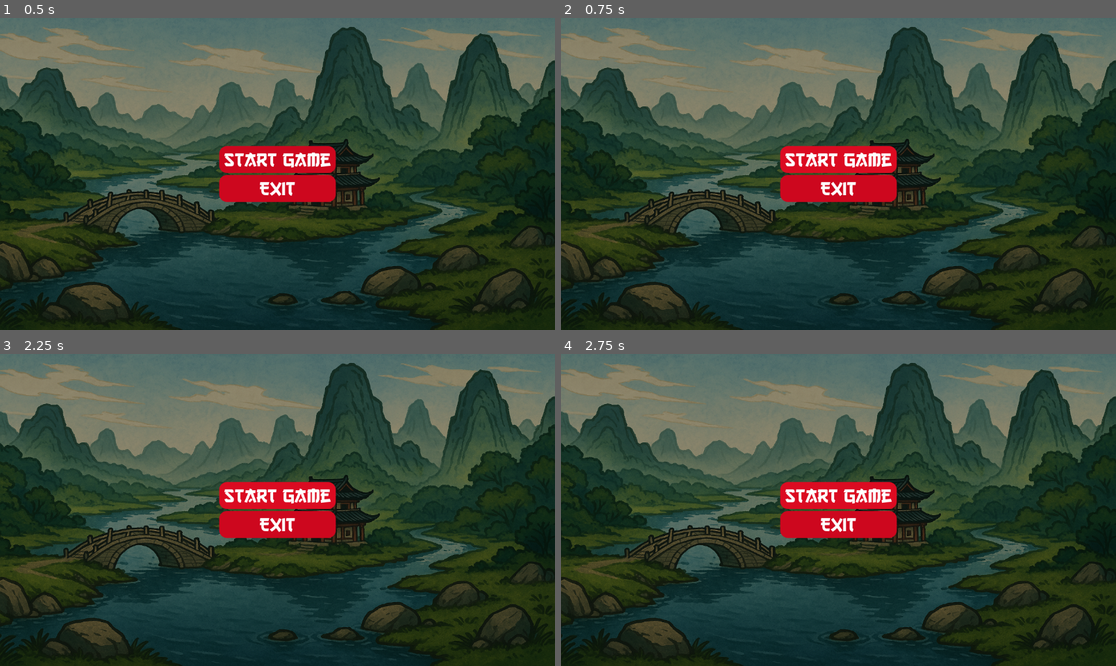
Above: before the commit, frames 1-4 (two rows, left to right).
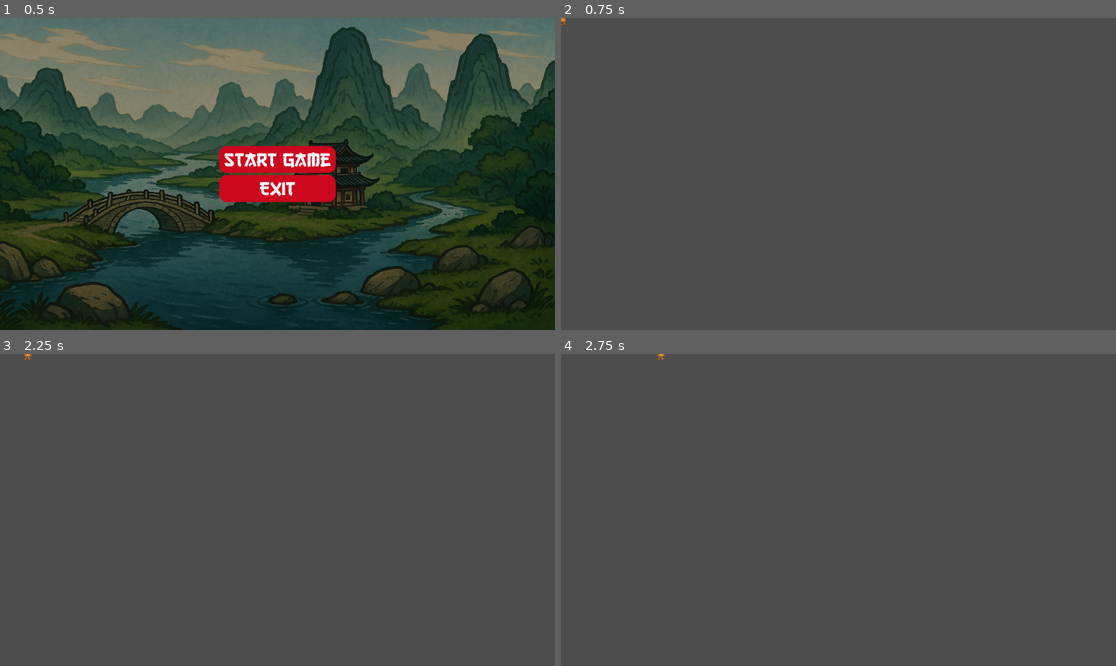
Above: after the commit, the same moments.

Repository: gabo4466/rogue_like_poc
Game: Godot game, scene res://scenes/game_manager.tscn
Two runs of this game, one before a commit and one after it. Both use one fixed random seed, a clock stepped at 60 frames per second and the inputs below. Before the commit the project starts from res://scenes/main_menu.tscn.
Inputs (mouse positions are in pixels of both pictures, inside the frame that each line leads up to):
- Up to frame 1 (0.5 s): no input
- Up to frame 2 (0.75 s): click "Start game" at 0.5 s
- Up to frame 3 (2.25 s): click (277, 494) at 1.25 s, where only the run before the commit has a clickable "Start game"; tap Enter at 2 s; hold Right (right) from 2.03 s (still down)
- Up to frame 4 (2.75 s): keep holding Right (right)

Frame 1 is identical in both runs. In frame 2, 93% of the frame differs, in the area x 0-100%, y 0-100%; in frame 3, 93%; in frame 4, 93%.

Commit message:
feat: introducing game manager scene and adding behaviour to main menu

Diff:
--- a/project.godot
+++ b/project.godot
@@ -11,9 +11,14 @@
 [application]
 
 config/name="rogue_like_poc"
-run/main_scene="uid://ckp3j2oy2bdou"
+run/main_scene="uid://btjj4lrvx3ikv"
 config/features=PackedStringArray("4.4", "Forward Plus")
 config/icon="res://icon.svg"
+
+[global_group]
+
+menu=""
+level=""
 
 [input]
 
--- /dev/null
+++ b/scenes/game_manager.gd
@@ -0,0 +1,26 @@
+extends Node
+
+const MENU_SCENE = preload("res://scenes/menu/menu.tscn")
+const LEVEL_1 = preload("res://scenes/level_1/level_1.tscn")
+
+var current_scene: Node
+
+func _ready():
+	_load_scene(MENU_SCENE)
+
+func _load_scene(scene_packed: PackedScene) -> void:
+	if current_scene:
+		current_scene.queue_free()
+	current_scene = scene_packed.instantiate()
+	add_child(current_scene)
+
+	if current_scene.is_in_group("menu"):
+		config_menu_scene(current_scene)
+	elif current_scene.is_in_group("level"):
+		print("Loaded a level scene")
+
+func start_game():
+	_load_scene(LEVEL_1)
+
+func config_menu_scene(scene: Node):
+	scene.start_game_button_pressed.connect(start_game)
--- /dev/null
+++ b/scenes/game_manager.tscn
@@ -0,0 +1,6 @@
+[gd_scene load_steps=2 format=3 uid="uid://btjj4lrvx3ikv"]
+
+[ext_resource type="Script" uid="uid://dpsyeesg1upwu" path="res://scenes/game_manager.gd" id="1_hwd4i"]
+
+[node name="GameManager" type="Node"]
+script = ExtResource("1_hwd4i")
--- a/scenes/level_1/level_1.tscn
+++ b/scenes/level_1/level_1.tscn
@@ -2,6 +2,8 @@
 
 [ext_resource type="PackedScene" uid="uid://cms6qaoalsikq" path="res://scenes/player/player.tscn" id="1_7n1yb"]
 
-[node name="LevelOne" type="Node2D"]
+[node name="LevelOne" type="Node2D" groups=["level"]]
 
 [node name="Player" parent="." instance=ExtResource("1_7n1yb")]
+
+[node name="TileMapLayer" type="TileMapLayer" parent="."]
--- /dev/null
+++ b/scenes/menu/menu.gd
@@ -0,0 +1,10 @@
+extends Control
+signal start_game_button_pressed
+
+@onready var start_button = $Panel/VBoxContainer/StartGameButton
+
+func _ready():
+	start_button.pressed.connect(_on_start_pressed)
+
+func _on_start_pressed():
+	emit_signal("start_game_button_pressed")
--- a/scenes/main_menu.tscn
+++ b/scenes/menu/menu.tscn
@@ -1,19 +1,21 @@
-[gd_scene load_steps=4 format=3 uid="uid://ckp3j2oy2bdou"]
+[gd_scene load_steps=5 format=3 uid="uid://ckp3j2oy2bdou"]
 
-[ext_resource type="Texture2D" uid="uid://kyejg1tw6srr" path="res://assets/pictures/main_menu_background.png" id="1_wu84c"]
-[ext_resource type="Theme" uid="uid://deectvppyfka2" path="res://ui_themes/menu/menu_theme.tres" id="2_ekxnf"]
+[ext_resource type="Script" uid="uid://dln2lf7v14efk" path="res://scenes/menu/menu.gd" id="1_e0arn"]
+[ext_resource type="Texture2D" uid="uid://kyejg1tw6srr" path="res://scenes/menu/main_menu_background.png" id="1_mcvr8"]
+[ext_resource type="Theme" uid="uid://deectvppyfka2" path="res://ui_themes/menu/menu_theme.tres" id="2_e0arn"]
 
 [sub_resource type="StyleBoxTexture" id="StyleBoxTexture_tbmy8"]
-texture = ExtResource("1_wu84c")
+texture = ExtResource("1_mcvr8")
 modulate_color = Color(0.605274, 0.605274, 0.605274, 1)
 
-[node name="MainMenu" type="Control"]
+[node name="MainMenu" type="Control" groups=["menu"]]
 layout_mode = 3
 anchors_preset = 15
 anchor_right = 1.0
 anchor_bottom = 1.0
 grow_horizontal = 2
 grow_vertical = 2
+script = ExtResource("1_e0arn")
 
 [node name="Panel" type="Panel" parent="."]
 layout_mode = 1
@@ -36,12 +38,12 @@
 grow_vertical = 2
 alignment = 1
 
-[node name="start_game_button" type="Button" parent="Panel/VBoxContainer"]
+[node name="StartGameButton" type="Button" parent="Panel/VBoxContainer"]
 layout_mode = 2
-theme = ExtResource("2_ekxnf")
+theme = ExtResource("2_e0arn")
 text = "Start game"
 
-[node name="exit_button" type="Button" parent="Panel/VBoxContainer"]
+[node name="ExitButton" type="Button" parent="Panel/VBoxContainer"]
 layout_mode = 2
-theme = ExtResource("2_ekxnf")
+theme = ExtResource("2_e0arn")
 text = "Exit"
--- a/scenes/player/player.tscn
+++ b/scenes/player/player.tscn
@@ -1,7 +1,7 @@
 [gd_scene load_steps=10 format=3 uid="uid://cms6qaoalsikq"]
 
 [ext_resource type="Script" uid="uid://dolk61d3oq41a" path="res://scenes/player/player.gd" id="1_g2els"]
-[ext_resource type="Texture2D" uid="uid://cfox8631s6uog" path="res://assets/characters/tung_tung_sahur_32x32.png" id="2_qhqgy"]
+[ext_resource type="Texture2D" uid="uid://cfox8631s6uog" path="res://scenes/player/characters/tung_tung_sahur_32x32.png" id="2_qhqgy"]
 
 [sub_resource type="AtlasTexture" id="AtlasTexture_5rfim"]
 atlas = ExtResource("2_qhqgy")
Not shown, added: scenes/game_manager.gd.uid
Renamed: assets/pictures/main_menu_background.png -> scenes/menu/main_menu_background.png
Not shown, changed: scenes/menu/main_menu_background.png.import
Not shown, added: scenes/menu/menu.gd.uid
Renamed: assets/characters/tung_tung_sahur_32x32.png -> scenes/player/characters/tung_tung_sahur_32x32.png
Not shown, changed: scenes/player/characters/tung_tung_sahur_32x32.png.import
